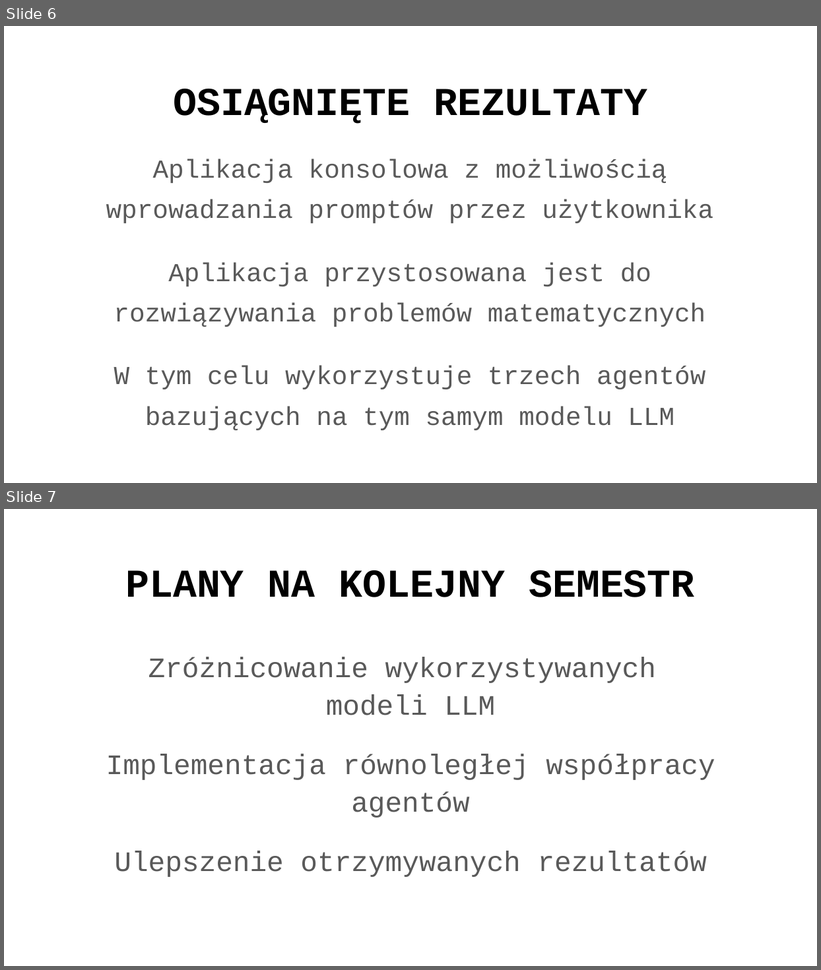
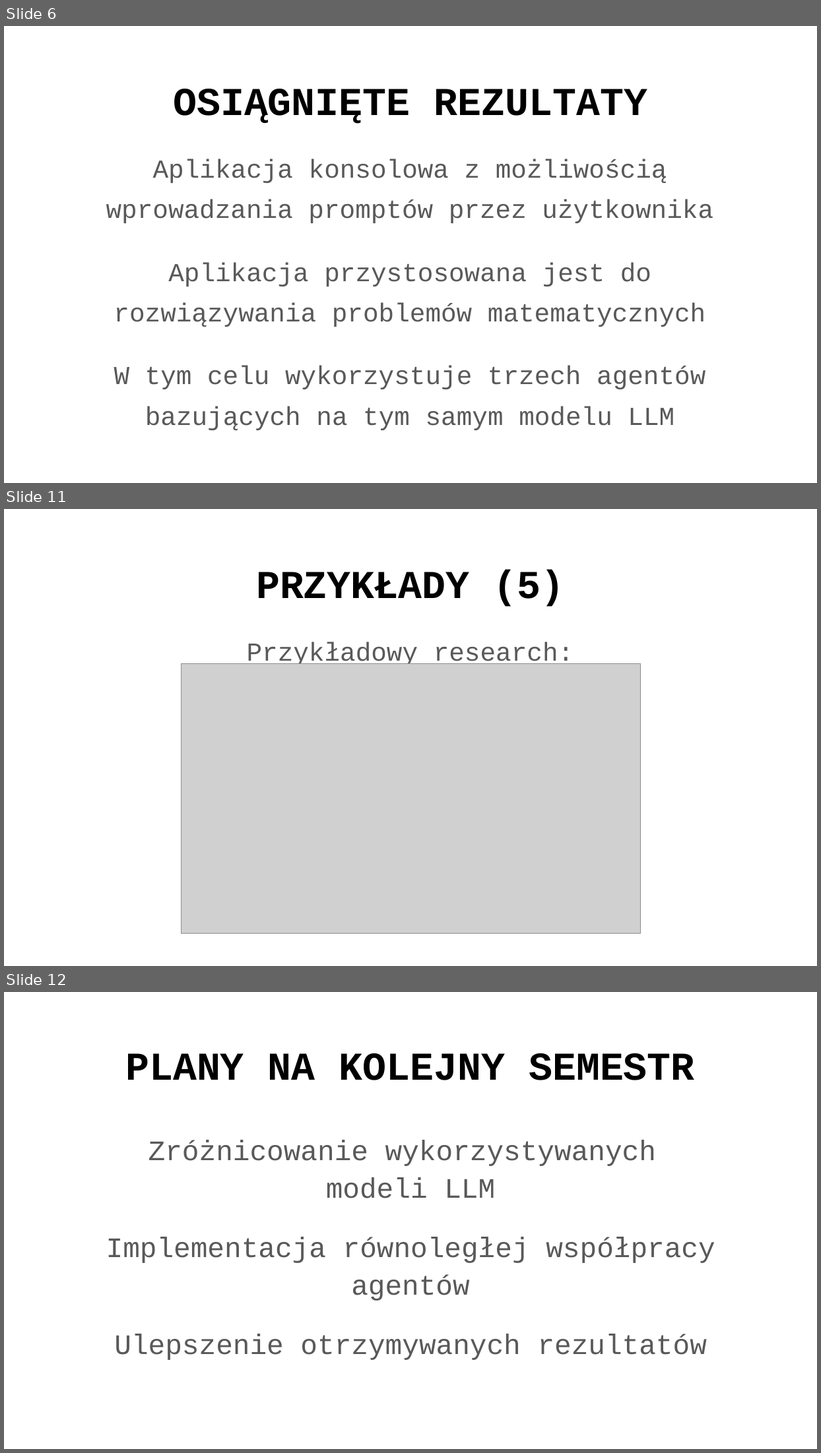
Before and after one commit to Nowak0/LLM-Hive-Minds, a slide deck: Dokumentacja/Prezentacja_1_HMLLM.pptx. Shown one above the other, each under a label of ours: slides 6 and 7 before the commit, slides 6, 11 and 12 after it; the slides between them are not shown. The pictures are 821x970 and 821x1453 pixels, drawn with LibreOffice and Linux fonts; fonts in the diff are those of the drawing; grey boxes stand for pictures; background and template pictures are left out. Boxes give left, top, right and bottom in pixels: in the first picture for what was removed or moved away, otherwise in the second. Text is boxed around its words. In the diff, an @@ line names an element or a change of style, - is before the commit and + after.

```diff
--- a/Dokumentacja/Prezentacja_1_HMLLM.pptx
+++ b/Dokumentacja/Prezentacja_1_HMLLM.pptx
@@ slide 11 added at (4,509,817,966), background picture (left out); not listed: 1 template element that a slide beside it also shows @@
@@ title added at (256,570,565,607), 35 pt, text #000000, bold @@
+PRZYKŁADY (5)
@@ text added at (247,642,574,669), 23 pt, text #595959 @@
+Przykładowy research:
@@ picture added at (182,664,641,934) @@
@@ what was slide 7 is now slide 12 @@
```
Also in this commit, not shown: 4 other slides added, 12 other files.
